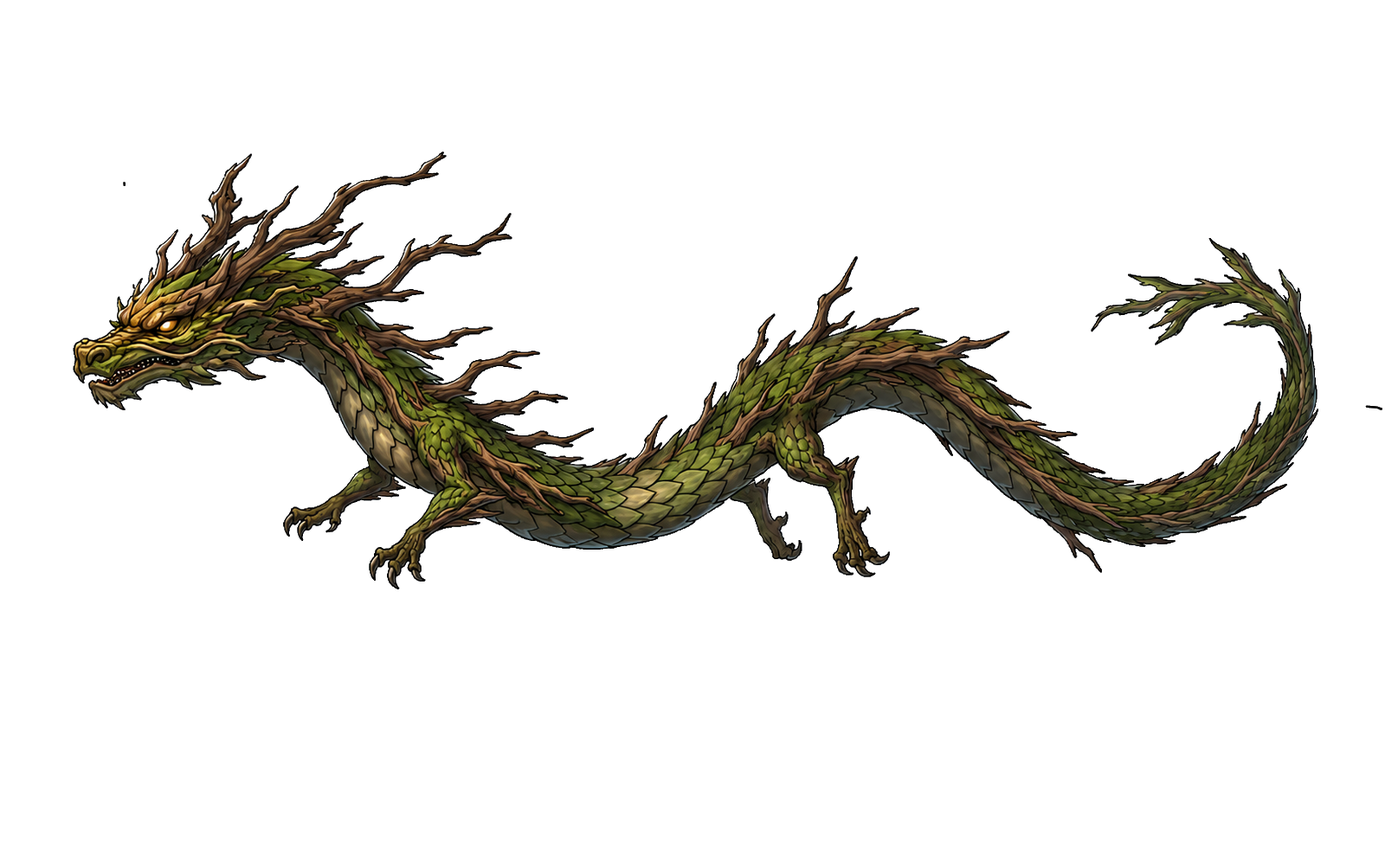
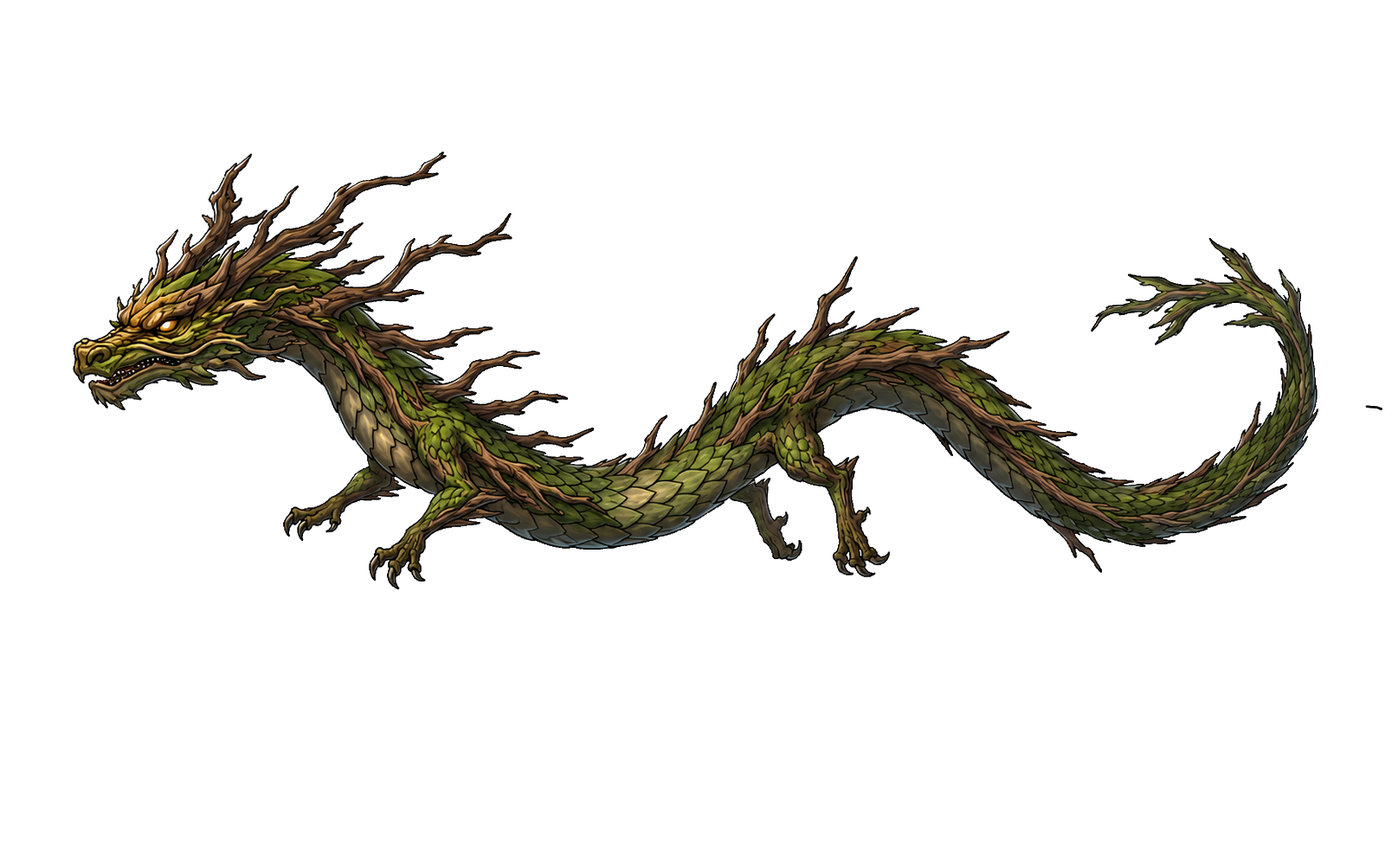
The second 1398×843 image is a revision of the first. Changes to its layers:
renamed "Dau" to "Rang", painted on it over 96, 181, 222, 386
renamed "Moc giao.png" to "Dau", showed it, painted on it over 96, 181, 222, 386
